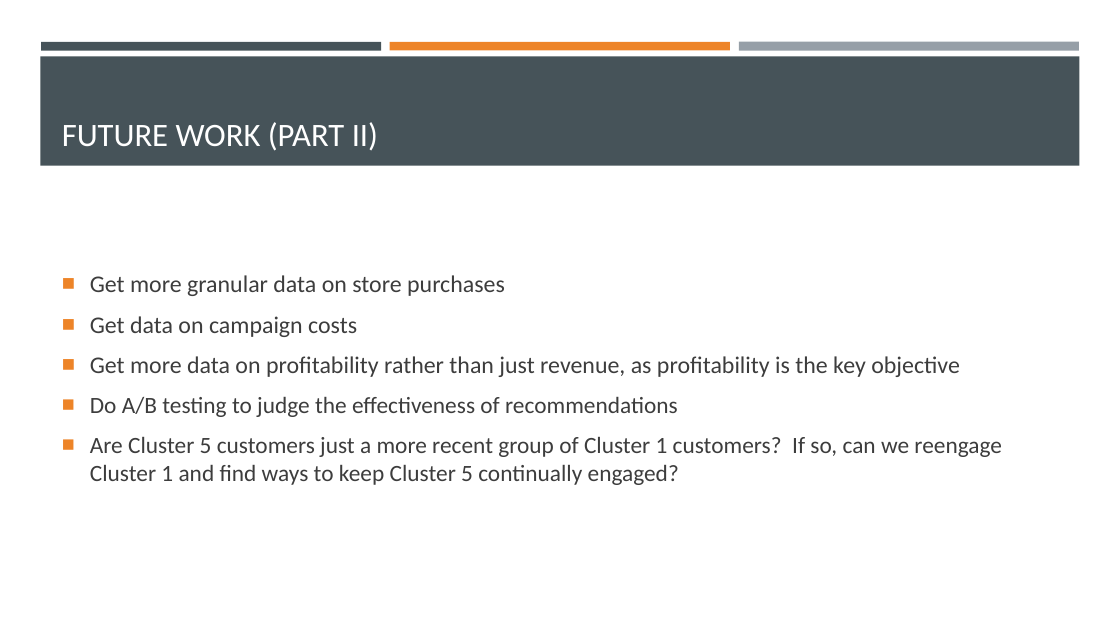
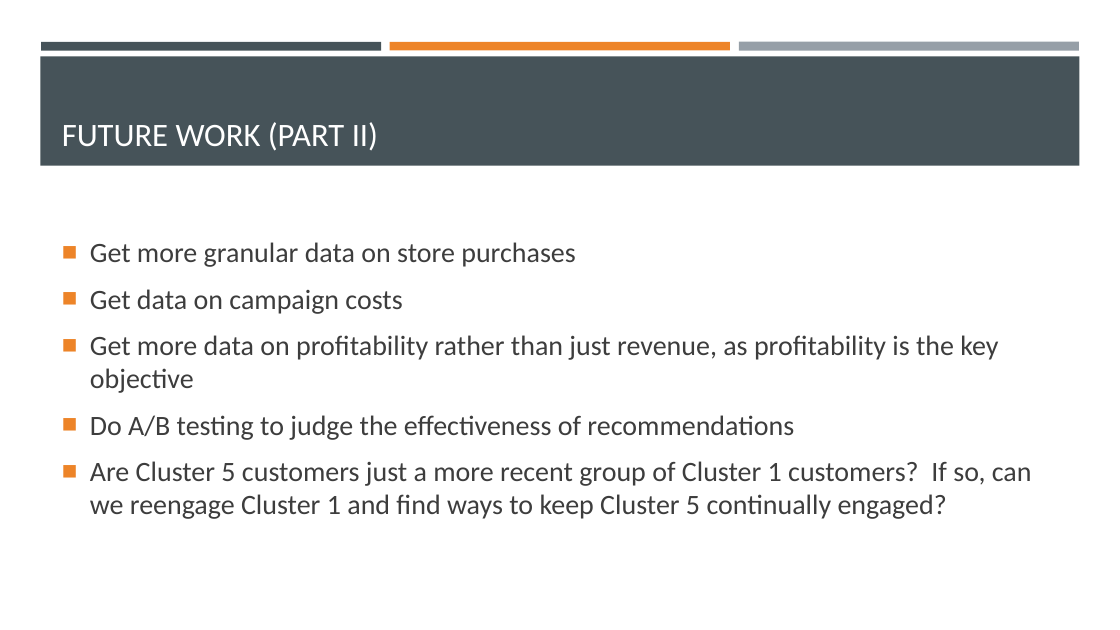
Before and after one commit to dapopov-st/store-customer-segmentation, a slide deck: slide 32 of Customer-Segmentation-Presentation.pptx. Drawn at 1120x630 pixels with LibreOffice and Linux fonts; fonts in the diff are those of the drawing. Boxes give left, top, right and bottom in pixels: in the first picture for what was removed or moved away, otherwise in the second. Text is boxed around its words. In the diff, an @@ line names an element or a change of style, - is before the commit and + after.

```diff
--- a/Customer-Segmentation-Presentation.pptx
+++ b/Customer-Segmentation-Presentation.pptx
@@ text "Get more granular data on ..." at box(90, 242, 1032, 519): size 20.5 to 24 pt in "Get more granular data on store purchases", "Get data on campaign costs", "Get more data on profitability rather than ..."; size 20 to 24 pt in "Do A/B testing to judge the effectiveness ...", "Are Cluster 5 customers just a more ..." @@
```
Also in this commit, not shown: 17 other slides changed, 1 other file.
